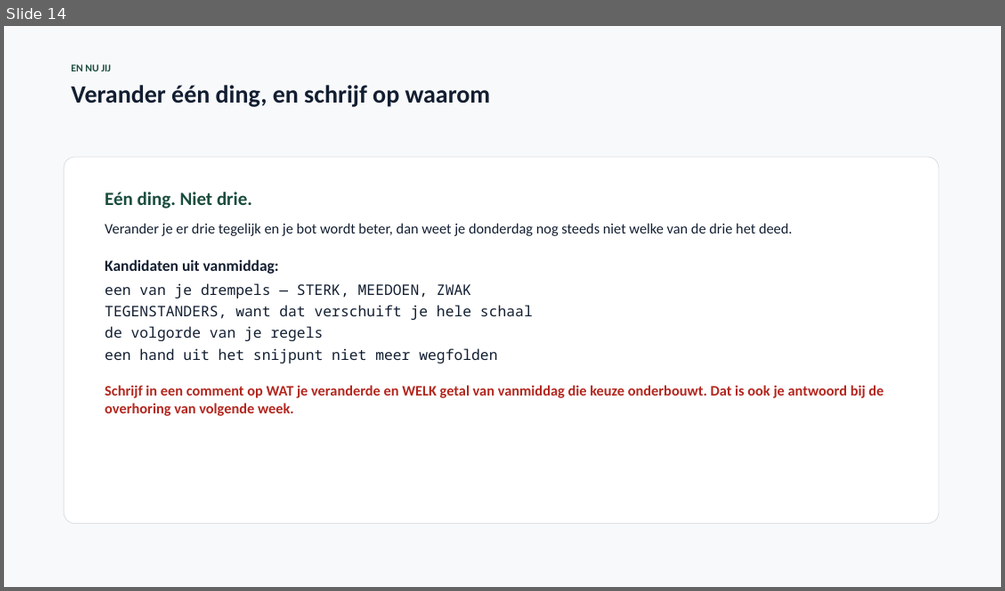
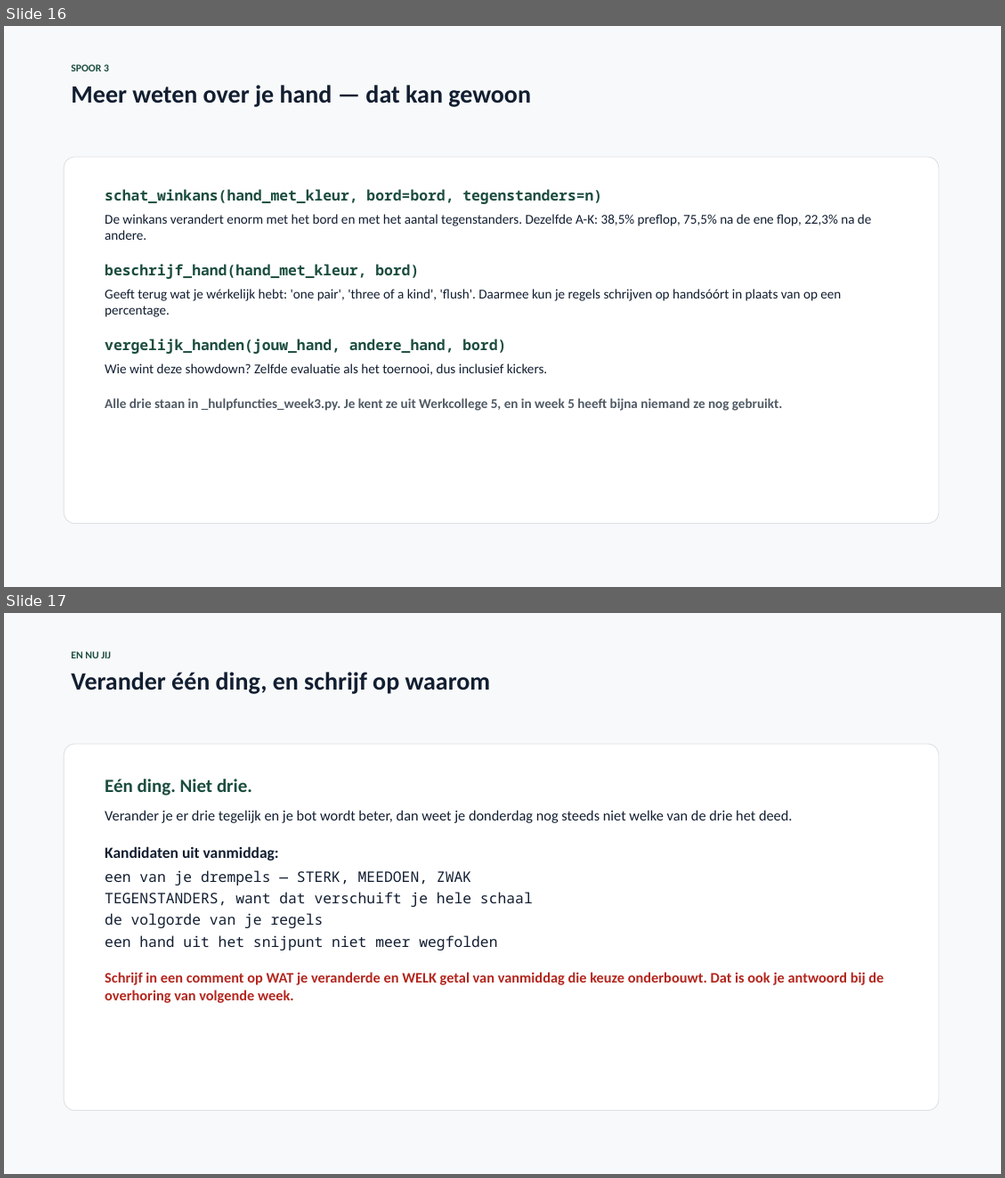
Before and after one commit to finturion/poker-analytics-challenge, a slide deck: powerpoints/Data_Science_Werkcollege8.pptx. Shown one above the other, each under a label of ours: slide 14 before the commit, slides 16 and 17 after it. The pictures are 1005x591 and 1005x1178 pixels, drawn with LibreOffice and Linux fonts; fonts in the diff are those of the drawing. Boxes give left, top, right and bottom in pixels: in the first picture for what was removed or moved away, otherwise in the second. Text is boxed around its words. In the diff, an @@ line names an element or a change of style, - is before the commit and + after.

```diff
--- a/powerpoints/Data_Science_Werkcollege8.pptx
+++ b/powerpoints/Data_Science_Werkcollege8.pptx
@@ slide 16 added at <box>4,26,1001,587</box>, background #FFFFFF @@
@@ rectangle added at <box>4,26,1001,587</box>, fill #F8F9FA @@
@@ text added at <box>71,64,531,107</box>, 24 pt, text #121E31, bold @@
+SPOOR 3
+Meer weten over je hand — dat kan gewoon
@@ rounded rectangle added at <box>64,157,938,524</box>, fill #FFFFFF, outline #DCE1E6 0.75 pt @@
@@ text added at <box>105,189,871,410</box>, 13 pt, text #121E31 @@
+schat_winkans(hand_met_kleur, bord=bord, tegenstanders=n)
+De winkans verandert enorm met het bord en met het aantal tegenstanders. Dezelfde A-K: 38,5% preflop, 75,5% na de ene flop, 22,3% na de andere.
+beschrijf_hand(hand_met_kleur, bord)
+Geeft terug wat je wérkelijk hebt: 'one pair', 'three of a kind', 'flush'. Daarmee kun je regels schrijven op handsóórt in plaats van op een percentage.
+vergelijk_handen(jouw_hand, andere_hand, bord)
+Wie wint deze showdown? Zelfde evaluatie als het toernooi, dus inclusief kickers.
+Alle drie staan in _hulpfuncties_week3.py. Je kent ze uit Werkcollege 5, en in week 5 heeft bijna niemand ze nog gebruikt.
@@ what was slide 14 is now slide 17 @@
```
Also in this commit, not shown: 2 other slides added, 3 other files.
